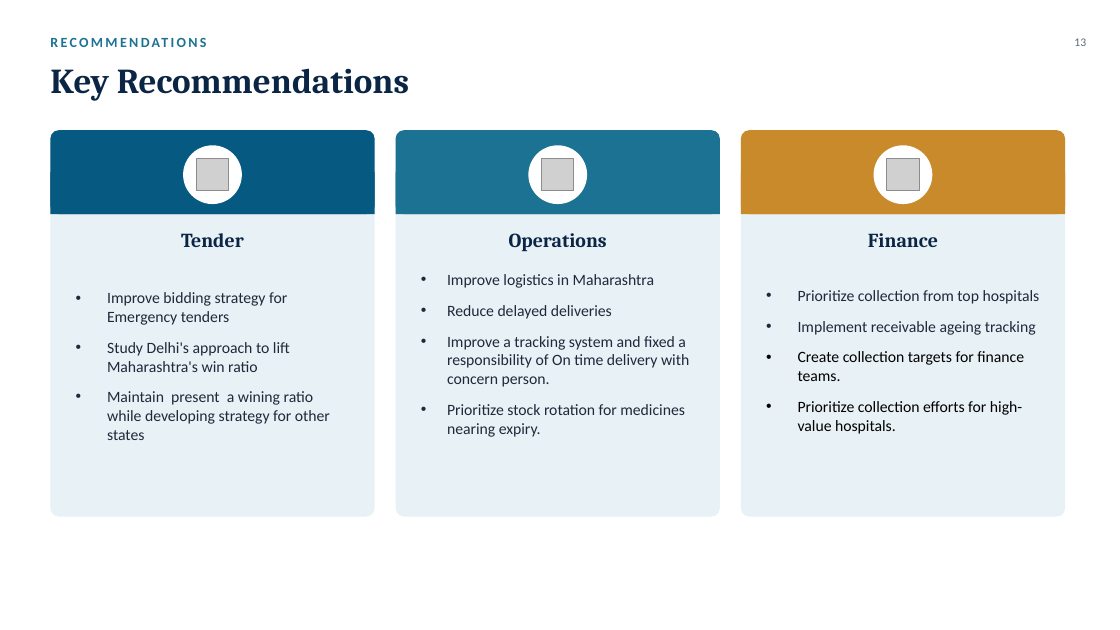
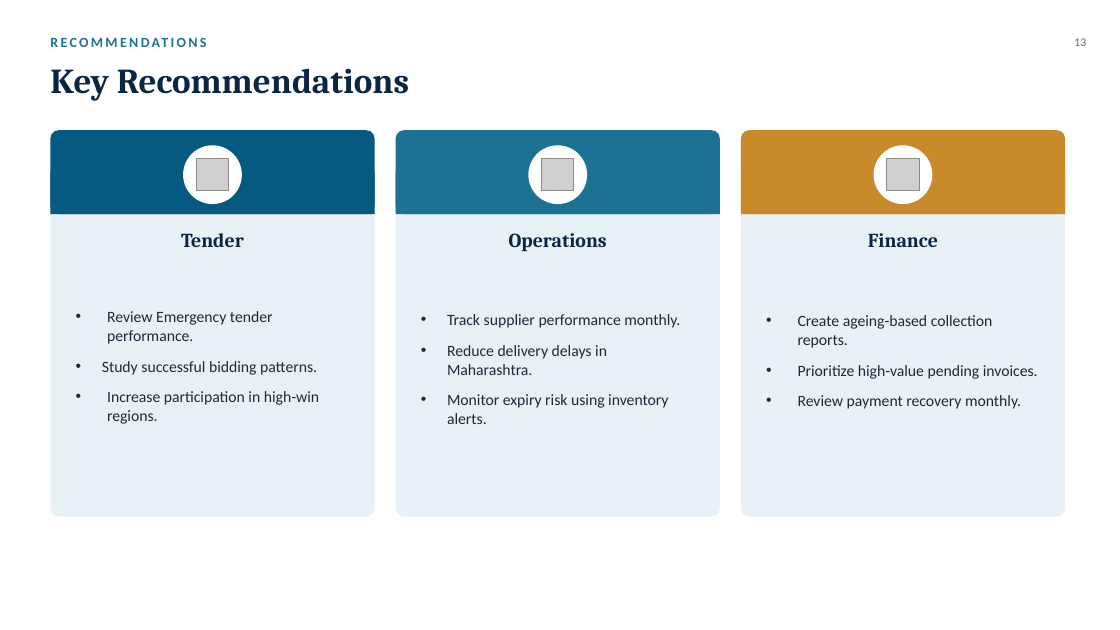
Before and after one commit to PratikKeniBA/Rahul_Pharma_BA_Project, a slide deck: slide 14 of Presentation/Rahul_Pharma_BA_Project_PPT 1.pptx (slide 13 before the commit). Drawn at 1120x630 pixels with LibreOffice and Linux fonts; fonts in the diff are those of the drawing; grey boxes stand for pictures. Boxes give left, top, right and bottom in pixels: in the first picture for what was removed or moved away, otherwise in the second. Text is boxed around its words. In the diff, an @@ line names an element or a change of style, - is before the commit and + after.

```diff
--- a/Presentation/Rahul_Pharma_BA_Project_PPT 1.pptx
+++ b/Presentation/Rahul_Pharma_BA_Project_PPT 1.pptx
@@ text at <box>102,311,319,424</box>: text changed @@
-• Improve bidding strategy for Emergency tenders
-• Study Delhi's approach to lift Maharashtra's win ratio
-• Maintain present a wining ratio while developing strategy for other states
+• Review Emergency tender performance.
+• Study successful bidding patterns.
+• Increase participation in high-win regions.
@@ text at <box>447,314,680,424</box>: text changed @@
-• Improve logistics in Maharashtra
-• Reduce delayed deliveries
-• Improve a tracking system and fixed a responsibility of On time delivery with concern person.
-• Prioritize stock rotation for medicines nearing expiry.
+• Track supplier performance monthly.
+• Reduce delivery delays in Maharashtra.
+• Monitor expiry risk using inventory alerts.
@@ text at <box>798,315,1038,409</box>: text changed; text colour #000000 to #1E293B @@
-• Prioritize collection from top hospitals
-• Implement receivable ageing tracking
-• Create collection targets for finance teams.
-• Prioritize collection efforts for high-value hospitals.
+• Create ageing-based collection reports.
+• Prioritize high-value pending invoices.
+• Review payment recovery monthly.
```
Also in this commit, not shown: 6 other slides changed, 2 slides added.
